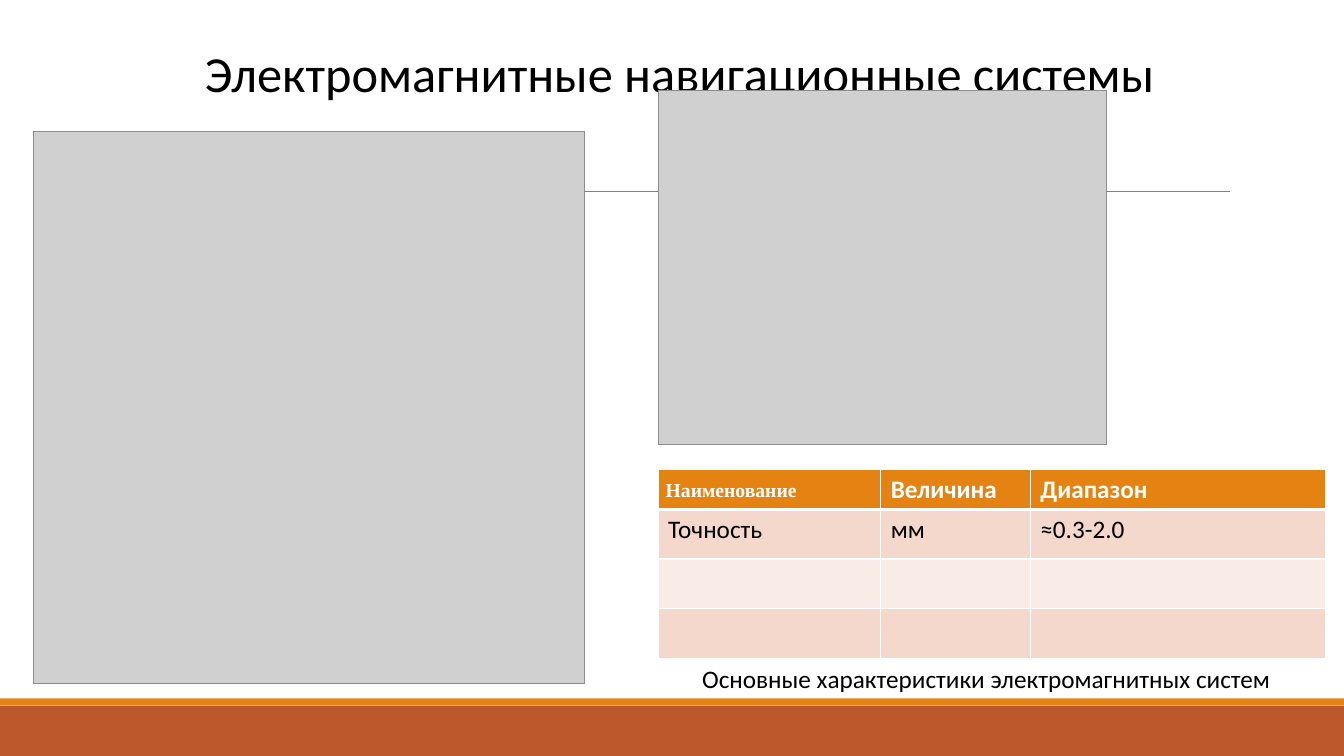
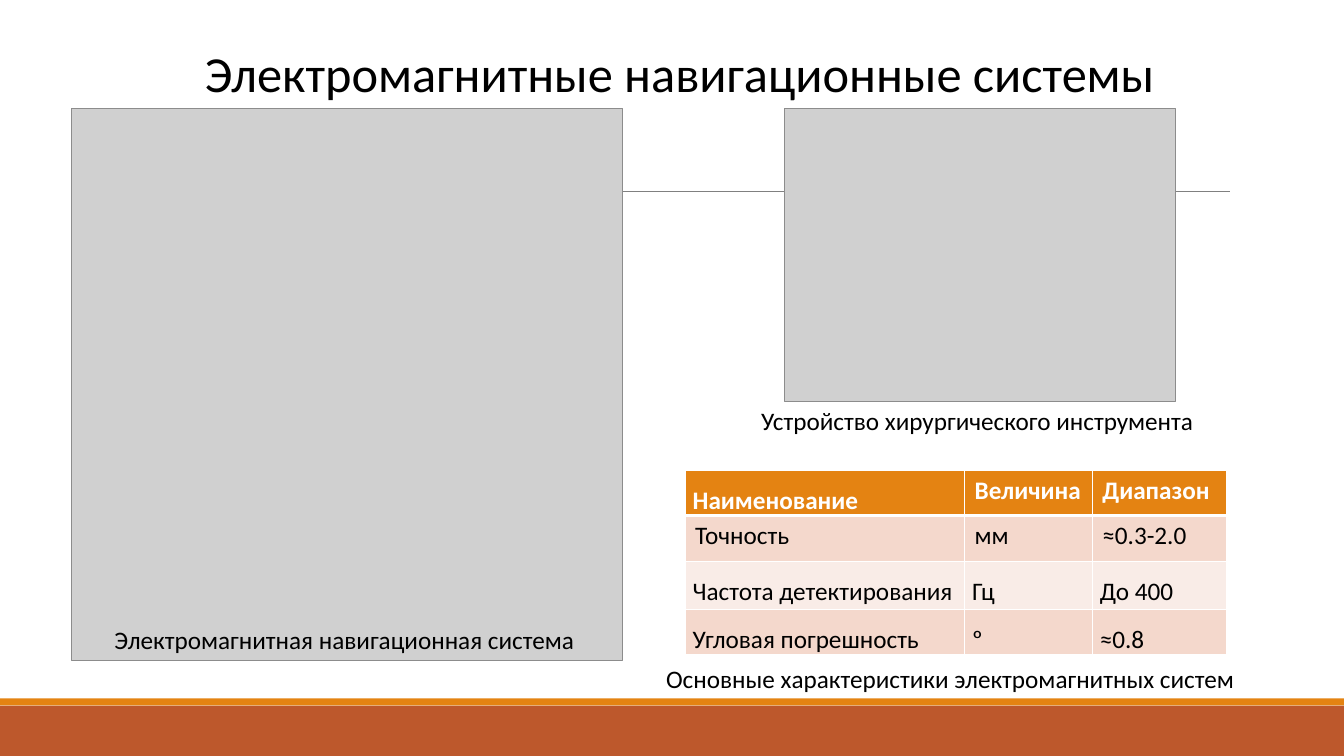
Before and after one commit to vladimirshilyaev/rk9students, a slide deck: slide 9 of doc/Ramzhaev/Presentation.pptx (slide 6 before the commit). Drawn at 1344x756 pixels with LibreOffice and Linux fonts; fonts in the diff are those of the drawing; grey boxes stand for pictures. Boxes give left, top, right and bottom in pixels: in the first picture for what was removed or moved away, otherwise in the second. Text is boxed around its words. In the diff, an @@ line names an element or a change of style, - is before the commit and + after.

```diff
--- a/doc/Ramzhaev/Presentation.pptx
+++ b/doc/Ramzhaev/Presentation.pptx
@@ picture: place and size @@
-picture at (33,131,585,684)
+picture at (72,108,623,660)
@@ picture: place and size @@
-picture at (658,91,1107,445)
+picture at (785,108,1176,401)
@@ text added at (761,413,1193,434), 18 pt, text #000000 @@
+Устройство хирургического инструмента
@@ table at (686,470,1227,659) @@
-row 3:  |  | 
+row 3: Частота детектирования | Гц | До 400
-row 4:  |  | 
+row 4: Угловая погрешность | º | ≈0.8
@@ size 14 to 18 pt, font Times New Roman to Calibri in "Наименование" @@
@@ alignment justified to left @@
@@ table: place and size @@
-table at (658,469,1326,658)
+table at (686,470,1227,659)
@@ text added at (114,632,574,653), 18 pt, text #000000 @@
+Электромагнитная навигационная система
@@ text "Основные характеристики электромагнитных систем": place and size @@
-text "Основные характеристики электромагнитных систем" at (702,671,1270,692)
+text "Основные характеристики электромагнитных систем" at (666,671,1234,692)
```
Also in this commit, not shown: 7 other slides changed, 4 slides added, 1 slide removed, 7 other files.
